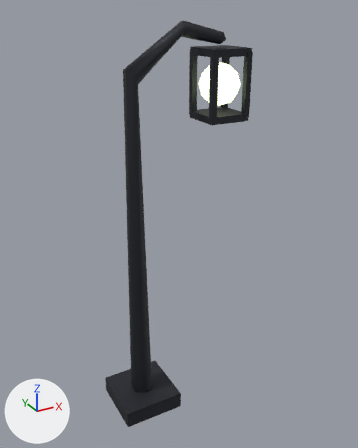
An edit to the glTF model gallery/lantern.glb, drawn before and after from the same camera.
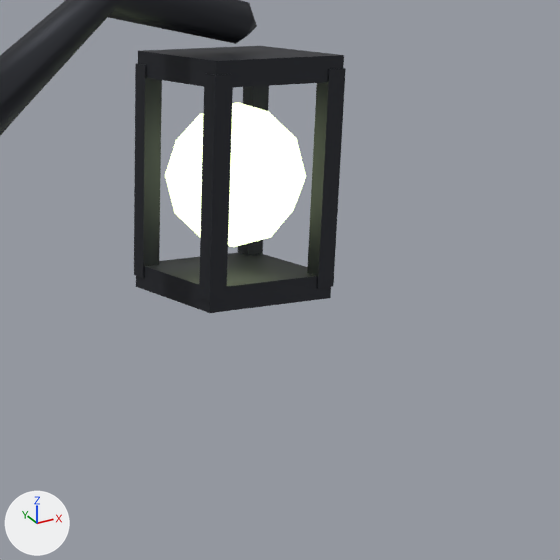
There are two pictures of each version: one whole from a 50 mm lens placed at (-0.771, -1.78, 1.797), pointed at (0.207, 0.0, 0.907), one close up on the part from 42% to 89% of the width and 7% to 45% of the height. Lighting does not change. The marker at lower left points along +X, +Y and +Z. The older version's two pictures come first.

The first close-up shows 'lantern'.
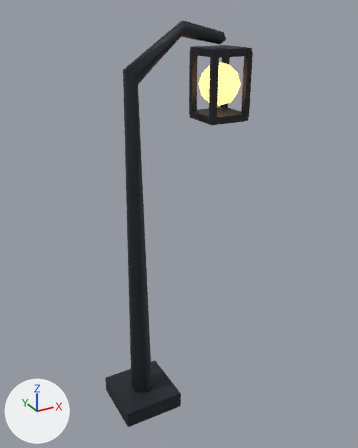
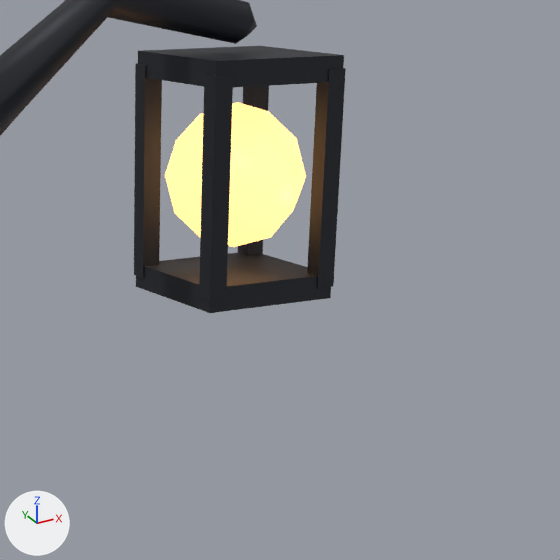
Boxes (x1, y1, x2, y2) around the edits, measured in the close-ups (560 x 560 px):
'lantern', recoloured: (142, 90, 329, 288) in both

Diff of the bpy script that builds the scene:
```diff
--- a/gallery/lantern.glb.py
+++ b/gallery/lantern.glb.py
@@ mat_material_1 @@
 n0 = _N.new('ShaderNodeBsdfPrincipled'); n0.name = 'Principled BSDF'
 n0.inputs[2].default_value = 0.4  # 'Roughness'
-n0.inputs[27].default_value = (1.538, 1.805, 1.009, 1.0)  # 'Emission Color', white #ffffff
+n0.inputs[27].default_value = (2.127, 1.066, 0.374, 1.0)  # 'Emission Color', beige #ffffa5
 n0.inputs[28].default_value = 1.0  # 'Emission Strength'
```
